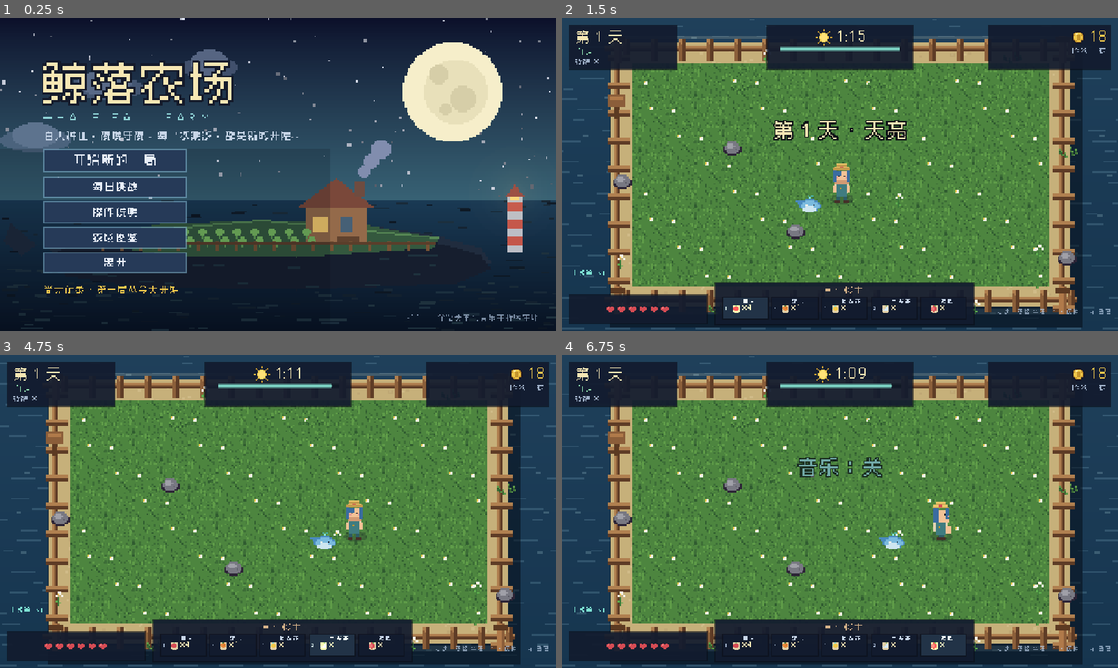
Above: before the commit, frames 1-4 (two rows, left to right).
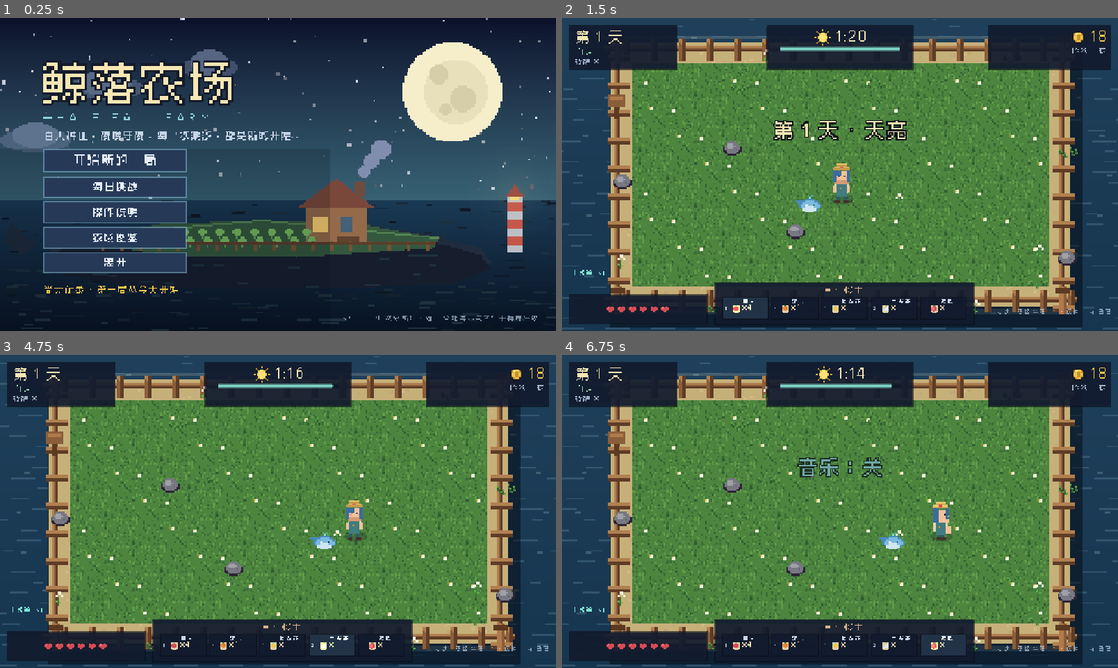
Above: after the commit, the same moments.

Repository: ElectLive/whale-fall-farm
Game: Godot game, scene res://scenes/main.tscn
Same seed, same stepped clock (60 frames per second), same inputs: the game is played once before the commit and once after it.
Inputs (mouse positions are in pixels of both pictures, inside the frame that each line leads up to):
- Up to frame 1 (0.25 s): no input
- Up to frame 2 (1.5 s): click "开始新的一局" at 0.5 s; click (745, 309) at 1.27 s
- Up to frame 3 (4.75 s): tap Enter at 2, 2.1 s; move the mouse to (400, 495) at 2.02 s; hold D 2.03-2.75 s; click (400, 495) at 2.17 s; tap Space at 2.27 s; click (233, 646) at 2.77 s; click (283, 646) at 3.52 s; click (333, 646) at 4.27 s
- Up to frame 4 (6.75 s): click (945, 646) at 5.02 s; drag from (728, 527) to (812, 574) at 5.77 s; move the mouse to (895, 442) at 6.52 s; hold D from 6.53 s (still down); tap M at 6.6 s

The runs differ from the first frame. In frame 1, 0.2% of the frame differs, in the area x 61-97%, y 94-97%; in frame 2, 0.1%; in frame 3, less than 0.1%; in frame 4, 0.1%.

Commit message:
v2.0.0: 20 updates complete (pet levels, mist harbor, performance, final balance)

Diff:
--- a/project.godot
+++ b/project.godot
@@ -5,7 +5,7 @@
 [application]
 
 config/name="鲸落农场 Whale Fall Farm"
-config/version="1.6.0"
+config/version="2.0.0"
 config/description="一个农场 + Roguelike 小游戏：白天种田，夜晚守夜。所有美术与音乐均由程序生成。"
 run/main_scene="res://scenes/main.tscn"
 config/features=PackedStringArray("4.7", "GL Compatibility")
--- a/scripts/main.gd
+++ b/scripts/main.gd
@@ -6,7 +6,7 @@
 
 enum State { TITLE, DAY, NIGHT, DAWN, GAMEOVER, VICTORY, PAUSED }
 
-const DAY_LENGTH := 75.0
+const DAY_LENGTH := 80.0
 const SPAWN_INTERVAL_BASE := 1.9
 
 var state: int = State.TITLE
--- a/scripts/title_screen.gd
+++ b/scripts/title_screen.gd
@@ -94,7 +94,7 @@
 	best.size = Vector2(620, 30)
 	add_child(best)
 
-	var version := UiKit.label("v1.6.0 · 全部美术与音乐由程序生成", 18, Color(0.68, 0.76, 0.86, 0.7))
+	var version := UiKit.label("v2.0.0 · 20 次更新纪念版 · 全部美术与音乐由程序生成", 17, Color(0.68, 0.76, 0.86, 0.7))
 	version.position = Vector2(720, 680)
 	version.size = Vector2(520, 24)
 	version.horizontal_alignment = HORIZONTAL_ALIGNMENT_RIGHT
Not shown, changed: export_presets.cfg
Binary file changed: screenshots/shot_day.png
Binary file changed: screenshots/shot_mobile_phone.png
Binary file changed: screenshots/shot_title.png
Not shown, changed: CHANGELOG.md
Not shown, changed: README.md
Not shown, changed: docs/design.md
Not shown, changed: docs/devlog.md
Not shown, changed: docs/updates20.md
